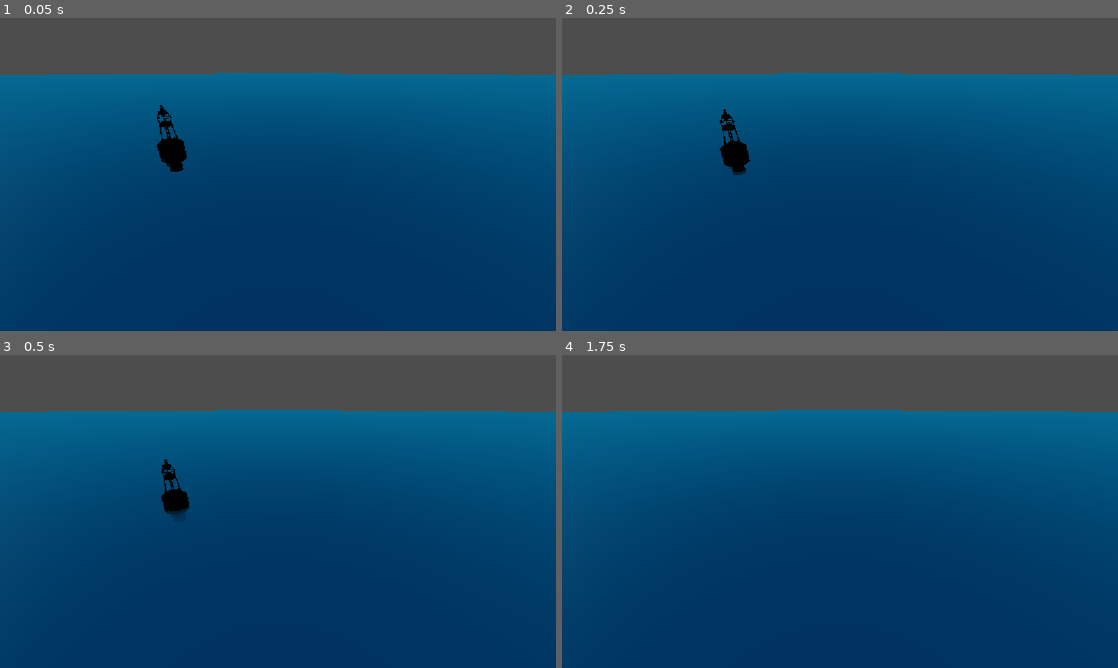
Above: before the commit, frames 1-4 (two rows, left to right).
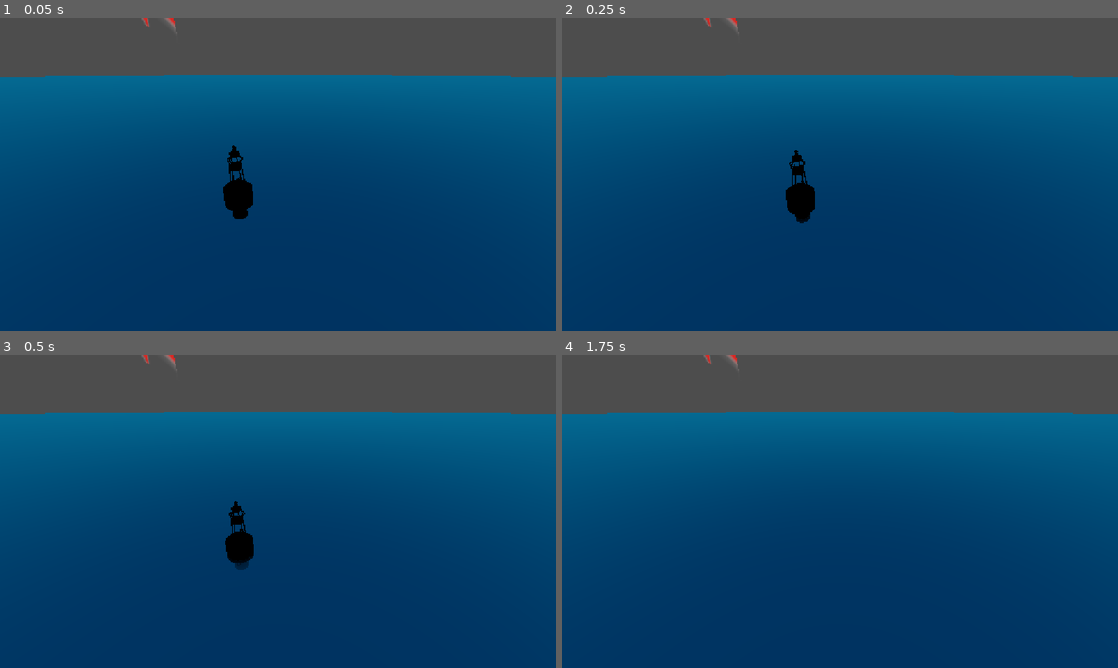
Above: after the commit, the same moments.

Repository: Explotador72/abyss
Game: Godot game, scene res://game/scenes/main.tscn
Same seed, same stepped clock (60 frames per second), same inputs: the game is played once before the commit and once after it.
Inputs (mouse positions are in pixels of both pictures, inside the frame that each line leads up to):
- Up to frame 1 (0.05 s): no input
- Up to frame 2 (0.25 s): no input
- Up to frame 3 (0.5 s): no input
- Up to frame 4 (1.75 s): move the mouse to (962, 495) at 0.52 s; hold D 0.53-1.25 s; hold Shift 0.53-1.25 s; click (962, 495) at 0.67 s; drag from (728, 527) to (812, 574) at 1.27 s

The runs differ from the first frame. In frame 1, 1.8% of the frame differs, in the area x 0-100%, y 0-65%; in frame 2, 1.8%; in frame 3, 1.7%; in frame 4, 0.5%.

Commit message:
WIP: vertex snap to grid via CAMERA_POSITION_WORLD + local offset

Diff:
--- a/engine/ocean/ocean_system.gd
+++ b/engine/ocean/ocean_system.gd
@@ -308,6 +308,8 @@
 @export_range(0.0, 64.0, 0.25) var follow_snap_size := 0.0
 ## Follow camera in editor.
 @export var follow_camera_in_editor := false
+## Freeze wave simulation (debug — displacement textures stop updating).
+@export var freeze_wave_simulation := false
 ## Use generated clipmap mesh in editor (for validation).
 @export var debug_use_generated_mesh_in_editor := false
 ## Enables far-ocean LOD rings and distance-based simplification.
@@ -443,6 +445,7 @@
 	_update_sky_lighting_shader_parameters()
 	_update_far_lod_shader_parameters()
 	_update_water_mesh()
+	_set_water_shader_parameter(&'mesh_center', Vector2(global_position.x, global_position.z))
 
 func _process(delta : float) -> void:
 	_update_follow_camera()
@@ -517,6 +520,15 @@
 		map_scales[i] = Vector4(uv_scale.x, uv_scale.y, params.displacement_scale, params.normal_scale)
 	_set_water_shader_parameter(&'map_scales', map_scales)
 
+	var snap_grid := 1e10
+	for i in mini(len(parameters), MAX_CASCADES):
+		var p := parameters[i]
+		if p == null:
+			continue
+		var texel := minf(p.tile_length.x, p.tile_length.y) / float(simulation_map_size)
+		snap_grid = mini(snap_grid, texel)
+	_set_water_shader_parameter(&'snap_grid', 0.0117 if snap_grid > 1e9 else snap_grid)
+
 	_update_spectrum_blend_uniform()
 
 func _update_spectrum_blend_uniform() -> void:
@@ -535,7 +547,8 @@
 	if wave_generator == null: _setup_wave_generator()
 	if wave_generator == null:
 		return
-	wave_generator.update(delta, parameters, get_external_wind_speed(), get_external_wind_direction(), true)
+	if not freeze_wave_simulation:
+		wave_generator.update(delta, parameters, get_external_wind_speed(), get_external_wind_direction(), true)
 	_update_spectrum_blend_uniform()
 
 func sample_water_surface(world_position: Vector3, request_owner: Object) -> WaterSurfaceSample:
@@ -715,6 +728,7 @@
 	target_position.x = camera.global_position.x
 	target_position.z = camera.global_position.z
 	global_position = target_position
+	_set_water_shader_parameter(&'mesh_center', Vector2(global_position.x, global_position.z))
 
 func _segments_for_ring(radius: float) -> int:
 	return clampi(int(ceil(TAU * radius / maxf(target_arc_length, 0.1))), min_ring_segments, max_ring_segments)
--- a/engine/ocean/shaders/spatial/water.gdshader
+++ b/engine/ocean/shaders/spatial/water.gdshader
@@ -34,6 +34,8 @@
 uniform float height_crest : hint_range(0.0, 5.0, 0.01) = 1.0;
 uniform float wave_freq : hint_range(0.1, 5.0, 0.01) = 1.0;
 uniform float detail_freq : hint_range(0.0, 5.0, 0.01) = 1.0;
+uniform float snap_grid = 0.0117;
+uniform vec2 mesh_center = vec2(0.0);
 uniform float water_speed : hint_range(0.0, 5.0, 0.01) = 1.0;
 uniform int water_debug_view : hint_range(0, 3) = 0;
 uniform float object_foam_depth_start : hint_range(0.0, 10.0, 0.01) = 2.83;
@@ -130,7 +132,10 @@
 }
 
 void vertex() {
-	UV = VERTEX.xz;
+	vec2 local_offset = VERTEX.xz - mesh_center;
+	vec2 snapped_camera = round(CAMERA_POSITION_WORLD.xz / snap_grid) * snap_grid;
+	vec2 snapped_local = round(local_offset / snap_grid) * snap_grid;
+	UV = snapped_camera + snapped_local;
 	distance_to_camera = length(VERTEX.xz - CAMERA_POSITION_WORLD.xz);
 	distance_lod = get_distance_lod(distance_to_camera);
 
--- a/engine/ocean/shaders/water.gdshader
+++ b/engine/ocean/shaders/water.gdshader
@@ -35,6 +35,8 @@
 uniform float height_crest : hint_range(0.0, 5.0, 0.01) = 1.0;
 uniform float wave_freq : hint_range(0.1, 5.0, 0.01) = 1.0;
 uniform float detail_freq : hint_range(0.0, 5.0, 0.01) = 1.0;
+uniform float snap_grid = 0.0117;
+uniform vec2 mesh_center = vec2(0.0);
 
 uniform float water_speed : hint_range(0.0, 5.0, 0.01) = 1.0;
 uniform int water_debug_view : hint_range(0, 3) = 0;
@@ -132,7 +134,10 @@
 }
 
 void vertex() {
-	UV = VERTEX.xz;
+	vec2 local_offset = VERTEX.xz - mesh_center;
+	vec2 snapped_camera = round(CAMERA_POSITION_WORLD.xz / snap_grid) * snap_grid;
+	vec2 snapped_local = round(local_offset / snap_grid) * snap_grid;
+	UV = snapped_camera + snapped_local;
 	distance_to_camera = length(VERTEX.xz - CAMERA_POSITION_WORLD.xz);
 	distance_lod = get_distance_lod(distance_to_camera);
 
--- a/game/scenes/main.tscn
+++ b/game/scenes/main.tscn
@@ -11,7 +11,7 @@
 [node name="Main" type="Node3D" unique_id=751255594]
 
 [node name="OceanSystem" parent="." unique_id=1912029964 instance=ExtResource("1_20rwd")]
-transform = Transform3D(1, 0, 0, 0, 1, 0, 0, 0, 1, 0.30830002, 0, -0.34187222)
+transform = Transform3D(1, 0, 0, 0, 1, 0, 0, 0, 1, 24.032536, 0, -13.170761)
 water_color = Color(8.904189e-07, 0.28770375, 0.32488927, 1)
 water_deep_color = Color(0.014753374, 0.2035498, 0.38014144, 1)
 height_crest = 1.62
@@ -24,6 +24,7 @@
 wind_external = NodePath("../WindSystem")
 simulation_map_size = 512
 follow_camera_in_editor = true
+freeze_wave_simulation = true
 debug_use_generated_mesh_in_editor = true
 far_lod_radius = 666.0
 
@@ -43,7 +44,7 @@
 transform = Transform3D(1, 0, 0, 0, 1, 0, 0, 0, 1, 13.307933, 1.6083913, -10.195515)
 
 [node name="Camera3D" type="Camera3D" parent="." unique_id=1101517580]
-transform = Transform3D(0.14665031, 0.44838023, -0.8817306, 1.3130084e-08, 0.89136773, 0.4532809, 0.98918843, -0.0664738, 0.13071936, 0.30830002, 6.828908, -0.34187222)
+transform = Transform3D(-0.046789885, -0.44889534, 0.8923585, 0, 0.8933369, 0.44938752, -0.99890476, 0.02102679, -0.04179913, 24.032536, 8.431568, -13.170761)
 script = ExtResource("5_8buom")
 
 [node name="MeshInstance3D" type="MeshInstance3D" parent="." unique_id=579529627]
